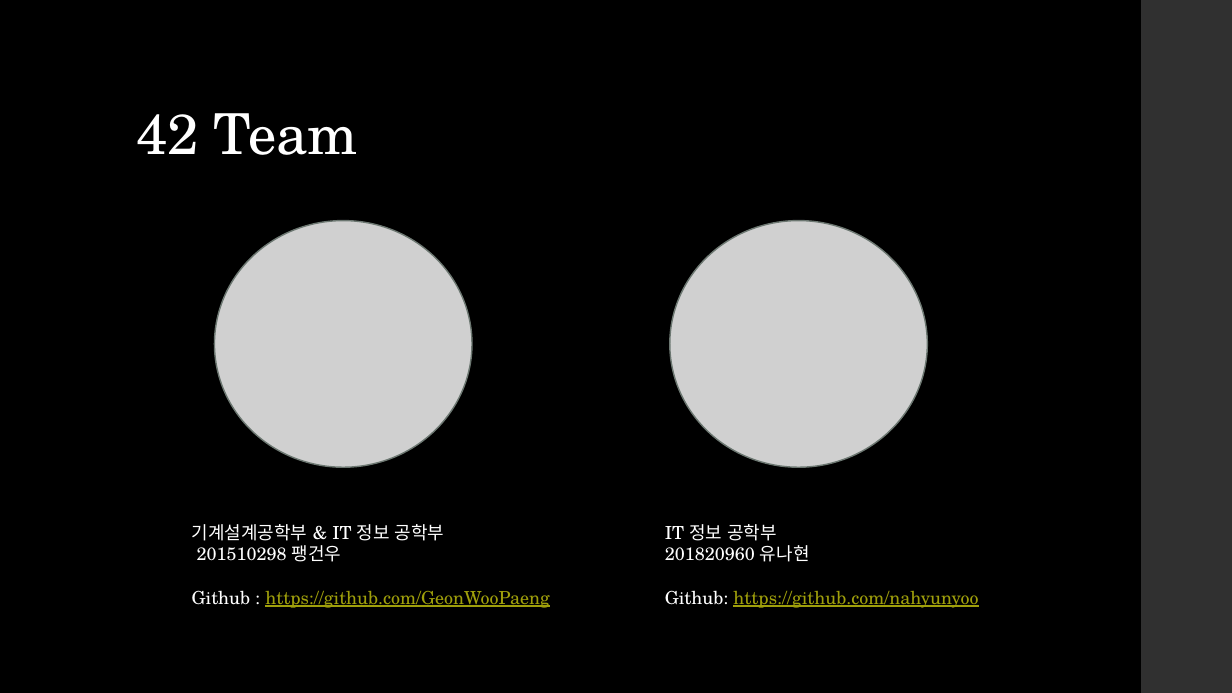
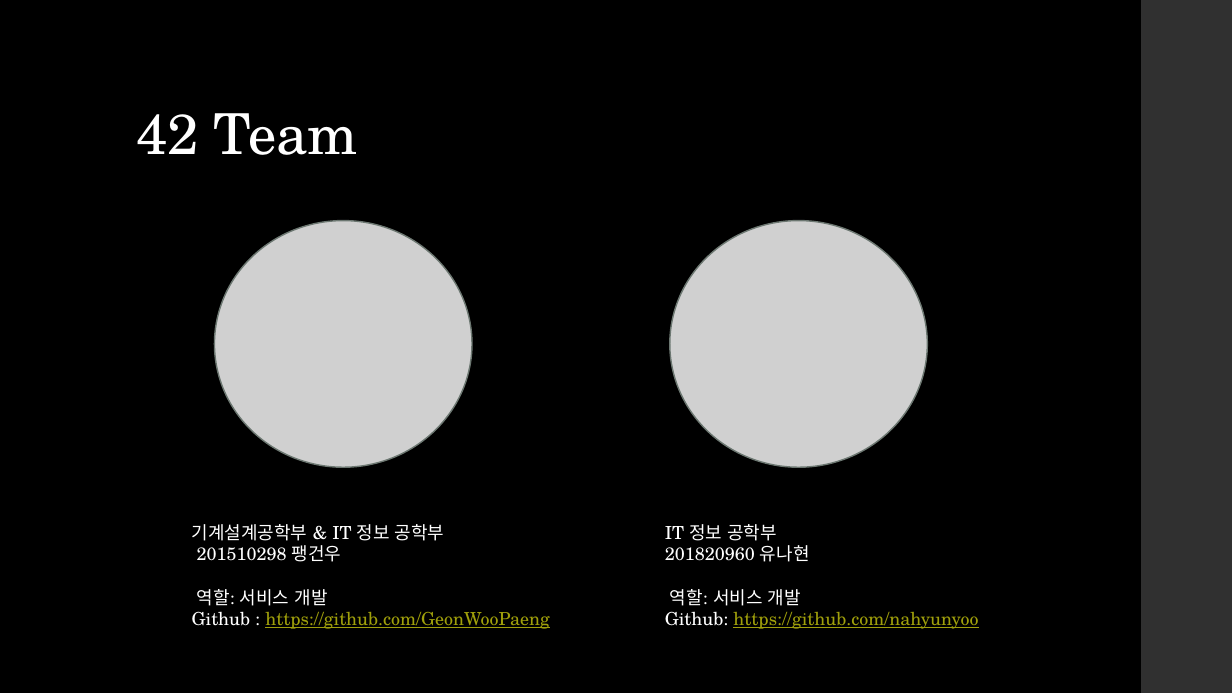
Before and after one commit to nahyunyoo/IT42, a slide deck: slide 2 of Documents/IT종합설계발표(1차).pptx. Drawn at 1232x693 pixels with LibreOffice and Linux fonts; fonts in the diff are those of the drawing; grey boxes stand for pictures. Boxes give left, top, right and bottom in pixels: in the first picture for what was removed or moved away, otherwise in the second. Text is boxed around its words. In the diff, an @@ line names an element or a change of style, - is before the commit and + after.

```diff
--- a/Documents/IT종합설계발표(1차).pptx
+++ b/Documents/IT종합설계발표(1차).pptx
@@ text at <box>197,589,328,606</box>: paragraph added @@
+역할: 서비스 개발
@@ text at <box>670,589,801,606</box>: paragraph added @@
+역할: 서비스 개발
```
Also in this commit, not shown: 3 other files.
